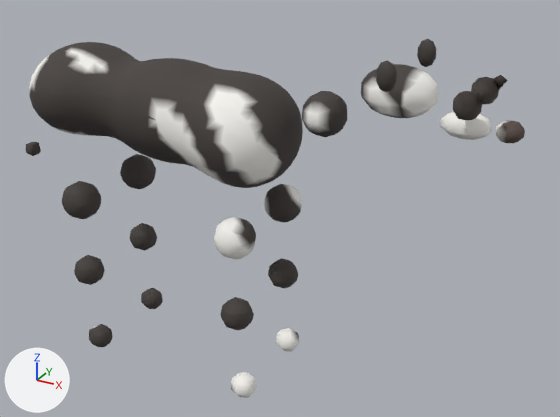
Renders of the glTF model assets/animals/src/cattle.glb from each side of a commit.
One viewpoint serves both versions: a camera (50 mm lens) standing at (1.52, -2.045, 1.699) and looking at (0.357, 0.069, 0.642). The axes (+X, +Y, +Z) are drawn at lower left. The lights are the same throughout. The older version comes first. Vertices at exactly the same position are counted once.

In view in the first picture: 'cattle'.
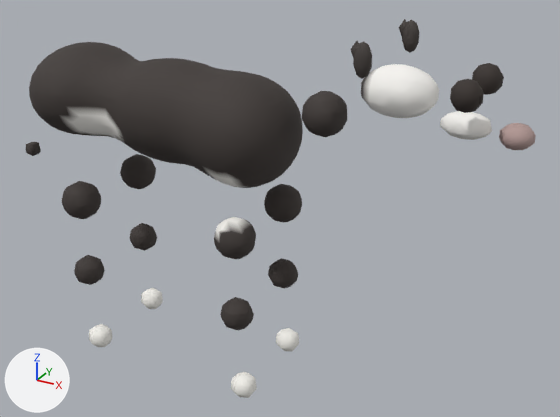
Patch to the scene script:
```diff
--- a/assets/animals/src/cattle.glb.py
+++ b/assets/animals/src/cattle.glb.py
@@ me_mesh @@
 # used by ob_cattle; location = (0.0, 0.0, 0.0)
-me_mesh.from_pydata(...)  # 2868 vertices, 5640 faces; spans x -0.72..1.14, y -0.23..0.23, z 0.02..1.24
+me_mesh.from_pydata(...)  # 2906 vertices, 5704 faces; spans x -0.72..1.17, y -0.23..0.23, z 0.02..1.29
+# me_mesh part 1: the loose piece of 34 vertices spanning x 0.96..1.04, y 0.05..0.12, z 1.09..1.17 is moved by (0.0, 0.01, 0.03)
+# me_mesh part 2: the loose piece of 34 vertices spanning x 0.96..1.04, y -0.12..-0.05, z 1.09..1.17 is moved by (0.0, -0.02, 0.03)
+# me_mesh part 3: the loose piece of 34 vertices spanning x 1.06..1.14, y -0.04..0.04, z 1.02..1.08 is moved by (0.02, 0.0, -0.01)
+# me_mesh part 4: the loose piece of 34 vertices spanning x 0.77..0.83, y 0.14..0.18, z 1.16..1.24 is moved by (-0.06, 0.02, 0.04)
+# me_mesh part 5: the loose piece of 34 vertices spanning x 0.77..0.83, y -0.18..-0.14, z 1.16..1.24 is moved by (-0.06, -0.02, 0.04)
+# me_mesh part 6
+# 10 vertices are removed from x 1.02..1.06, y -0.08..0.11, z 1.14..1.18
+# 24 faces are deleted
+# 2 vertices move from x 1.04..1.06, y -0.11..0.08, z 1.17 to x 1.01..1.04, y -0.12..0.09, z 1.17
+# 48 vertices are added at x 0.7..1.16, y -0.19..0.19, z 1.03..1.29
+# 88 new faces join them
+# me_mesh part 7: 5222 kept faces spanning x -0.72..1.05, y -0.23..0.23, z 0.02..1.19 get new vertex colours; the middle colour goes from dark grey #453f3c to dark grey #3f3835
 me_mesh.materials.append(mat_cattlemat)
```

What differs and where, as boxes (x1, y1, x2, y2) in the pictures (560 x 417 px; the box of a moved part takes in the faces that stretch with it):
'cattle', reshaped
    before: (26, 39, 525, 398)
    after: (26, 19, 536, 398)
part 1 of me_mesh, moved or reshaped
    before: (471, 77, 499, 105)
    after: (472, 63, 503, 95)
part 2 of me_mesh, moved or reshaped
    before: (453, 91, 482, 120)
    after: (450, 79, 484, 113)
part 3 of me_mesh, moved or reshaped
    before: (496, 120, 525, 143)
    after: (499, 123, 536, 150)
part 4 of me_mesh, moved or reshaped
    before: (417, 39, 436, 67)
    after: (402, 20, 419, 53)
part 5 of me_mesh, moved or reshaped
    before: (376, 60, 397, 92)
    after: (353, 41, 372, 79)
part 6 of me_mesh, reshaped
    before: (477, 75, 508, 104)
    after: (350, 19, 504, 104)
part 7 of me_mesh, recoloured
    both: (29, 44, 491, 394)
